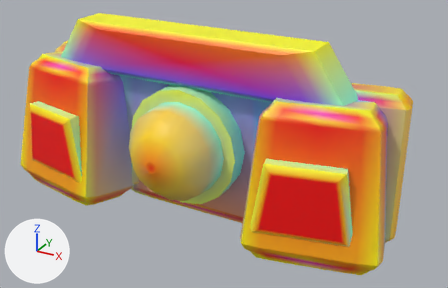
The glTF model models/parts/llm_gen_chest_armor_022_1f49a0.glb as it was, and as the next commit left it.
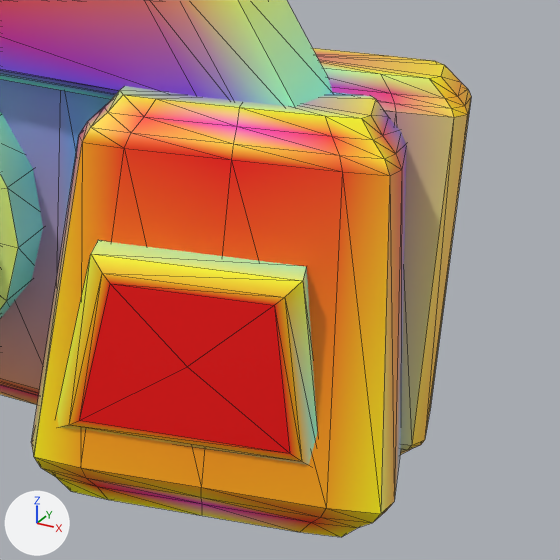
Each version is shown whole from a 50 mm lens placed at (25.5, -46.7, 23.3), pointed at (2.7, -5.1, 2.5), then close up on the part from 51% to 100% of the width and 22% to 99% of the height. The lights are fixed; the arrows at lower left show +X, +Y and +Z. The older version's two pictures come first. The close-ups show mesh edges as thin lines. Vertices at exactly the same position are counted once.

The first close-up shows 'adapter_pectoral_frame_r', 'adapter_sternum_collar_dark', 'collar_aero_spoiler_4_wing_white', 'intake_cowl_box_2_titanium_silver_r', 'intake_vane_fin_3_gold_r', 'reactor_gold_bezel_1_gold'.
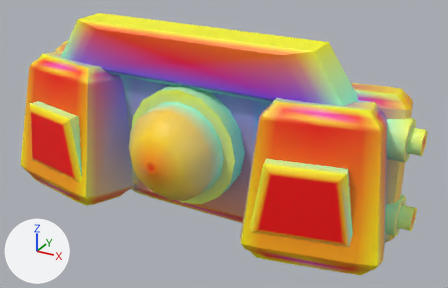
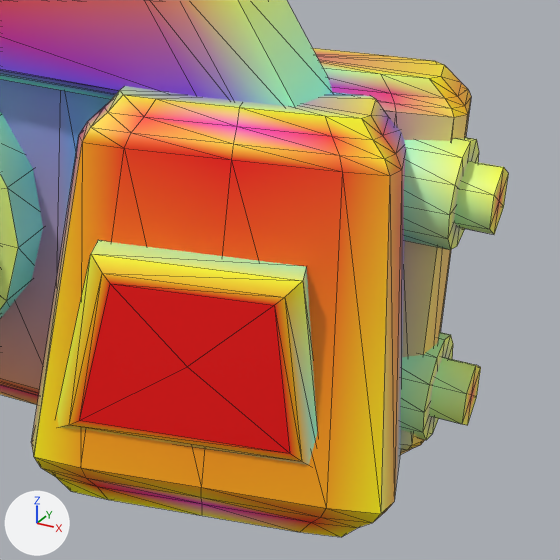
The change, as JSON lines over the scene's bpy script:
```json
{"block": "me_adapter_pectoral_frame_r", "where": "# used by ob_adapter_pectoral_frame_r; location = (0.0, 0.0, 0.0)"}
{"op": "remove", "block": "me_adapter_pectoral_frame_r", "code": "me_adapter_pectoral_frame_r.from_pydata(...)  # 114 vertices, 224 faces; spans x 5.2..17.2, y -6.43..-0.17, z -4.01..8.41"}
{"op": "add", "block": "me_adapter_pectoral_frame_r", "code": "me_adapter_pectoral_frame_r.from_pydata(...)  # 166 vertices, 320 faces; spans x 5.2..17.3, y -6.43..-0.17, z -4.01..8.41"}
{"block": "me_adapter_pectoral_frame_r", "change": "me_adapter_pectoral_frame_r part 1: a new loose piece, a 12-sided cylinder along x spanning x 14.7..17.3, y -5.05..-1.75, z -2.85..0.45, in mat_defaultmaterial_001"}
{"block": "me_adapter_pectoral_frame_r", "change": "me_adapter_pectoral_frame_r part 2: a new loose piece, a 12-sided cylinder along x spanning x 14.7..17.3, y -5.05..-1.75, z 3.55..6.85, in mat_defaultmaterial_001"}
{"block": "me_adapter_pectoral_frame_r", "change": "me_adapter_pectoral_frame_r part 3: 4 kept faces spanning x 16.62..17.2, y -4.54..-0.64, z -3.04..7.5 get new vertex colours; the middle colour goes from yellow #fec518 to yellow #f7c547"}
{"op": "add", "block": "me_adapter_chest_lock_bolts_gold_r", "code": ["me_adapter_chest_lock_bolts_gold_r = bpy.data.meshes.new('adapter_chest_lock_bolts_gold_r')", "me_adapter_chest_lock_bolts_gold_r.from_pydata(...)  # a 6-sided cylinder along x spanning x 14.7..18.3, y -4.31..-2.49, z -2.25..-0.15; a 6-sided cylinder along x spanning x 14.7..18.3, y -4.31..-2.49, z 4.15..6.25", "me_adapter_chest_lock_bolts_gold_r.materials.append(mat_defaultmaterial_002)"]}
{"op": "add", "block": "ob_adapter_chest_lock_bolts_gold_r", "code": ["ob_adapter_chest_lock_bolts_gold_r = bpy.data.objects.new('adapter_chest_lock_bolts_gold_r', me_adapter_chest_lock_bolts_gold_r)", "ob_adapter_chest_lock_bolts_gold_r.location = (0.0, 0.0, 0.0)"]}
```

Boxes (x1, y1, x2, y2) around the edits, measured in the close-ups (560 x 560 px):
```json
{"object": "adapter_pectoral_frame_r", "change": "reshaped", "before": [312, 48, 471, 455], "after": [312, 48, 479, 455]}
{"object": "adapter_chest_lock_bolts_gold_r", "change": "added", "after": [429, 161, 509, 425]}
{"part": 1, "of": "me_adapter_pectoral_frame_r", "change": "added", "after": [401, 332, 453, 440]}
{"part": 2, "of": "me_adapter_pectoral_frame_r", "change": "added", "after": [404, 137, 479, 250]}
{"part": 3, "of": "me_adapter_pectoral_frame_r", "change": "edited", "before": [412, 101, 471, 445], "after": [412, 101, 471, 445], "on screen": "looks the same"}
```
